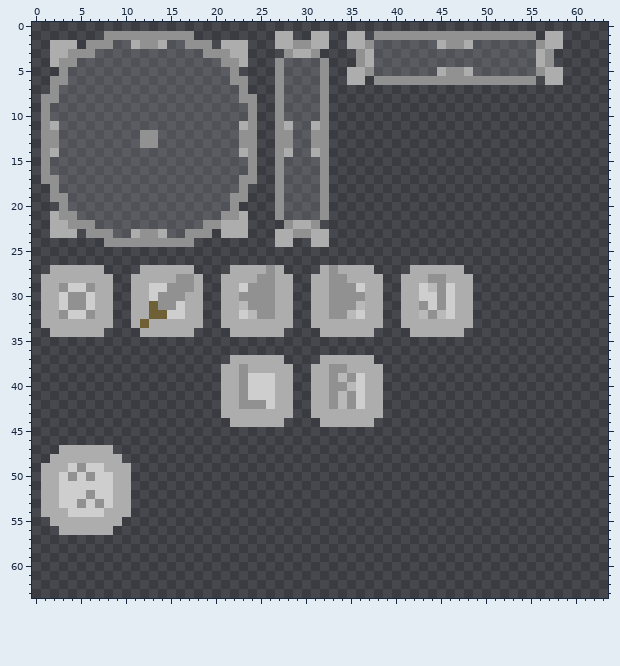
Two states of a pixel-art sprite, Assets/Sprites/UI.png. That is the earlier state.
The file is 64x64 pixels.
The result:
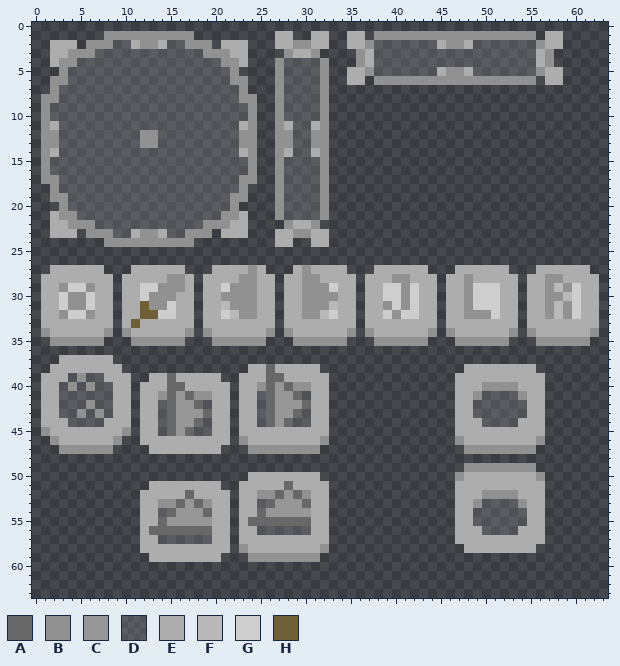
Palette (. is transparent): A #686868  B #919191  C #979797  D #adadad32  E #adadad  F #b9b9b9  G #cecece  H #706035
Diff:
@@ x 19..23 @@
 21 DDBBE
-22 BBEEE
+22 BBBEE
 23 B.EEE
@@ x 0..63 @@
 26 ................................................................
-27 ..EEEEEE....EEEEEE....EEEEBE....EBEEEE....EEEEEE................
-28 .EEEEEEEE..EEEEEBBE..EEEEBBEE..EEBBEEEE..EEEBBEEE...............
-29 .EEBGGBEE..EEGGBBBE..EEGBBBEE..EEBBBGEE..EEGFBGEE...............
-30 .EEGBBGEE..EEGBBBEE..EEBBBBEE..EEBBBBEE..EEGGBGEE...............
-31 .EEGBBGEE..EEHBBGEE..EEFBBBEE..EEBBBFEE..EEBGBGEE...............
-32 .EEBGGBEE..EEHHGGEE..EEGFBBEE..EEBBFGEE..EEFBFGEE...............
-33 .EEEEEEEE..EHEEEEEE..EEEEEEEE..EEEEEEEE..EEEEEEEE...............
-34 ..EEEEEE....EEEEEE....EEEEEE....EEEEEE....EEEEEE................
-35 ................................................................
+27 ..EEEEEE...EEEEEE...EEEEBE...EBEEEE...EEEEEE...EEEEEE...EEEEEE..
+28 .EEEEEEEE.EEEEEBBE.EEEEBBEE.EEBBEEEE.EEEBBEEE.EEBEEEEE.EEBBEEEE.
+29 .EEBGGBEE.EEGGBBBE.EEGBBBEE.EEBBBGEE.EEGGBGEE.EEBGGGEE.EEBFBGEE.
+30 .EEGBBGEE.EEGBBBEE.EEBBBBEE.EEBBBBEE.EEGGBGEE.EEBGGGEE.EEBBFGEE.
+31 .EEGBBGEE.EEHBBGEE.EEFBBBEE.EEBBBFEE.EEBGBGEE.EEBGGGEE.EEBFBGEE.
+32 .EEBGGBEE.EEHHGGEE.EEGFBBEE.EEBBFGEE.EEGBGGEE.EEBBBGEE.EEBFBGEE.
+33 .EEEEEEEE.EHEEEEEE.EEEEEEEE.EEEEEEEE.EEEEEEEE.EEEEEEEE.EEEEEEEE.
+34 .BEEEEEEB.BEEEEEEB.BEEEEEEB.BEEEEEEB.BEEEEEEB.BEEEEEEB.BEEEEEEB.
+35 ..BBBBBB...BBBBBB...BBBBBB...BBBBBB...BBBBBB...BBBBBB...BBBBBB..
 36 ................................................................
-37 ......................EEEEEE....EEEEEE..........................
-38 .....................EEBEEEEE..EEBBEEEE.........................
-39 .....................EEBGGGEE..EEBFBGEE.........................
-40 .....................EEBGGGEE..EEBBFGEE.........................
-41 .....................EEBGGGEE..EEBFBGEE.........................
-42 .....................EEBBBGEE..EEBFBGEE.........................
-43 .....................EEEEEEEE..EEEEEEEE.........................
-44 ......................EEEEEE....EEEEEE..........................
-45 ................................................................
-46 ................................................................
-47 ...EEEEEE.......................................................
-48 ..EEEEEEEE......................................................
-49 .EEEGBGGEEE.....................................................
-50 .EEGBGBGGEE.....................................................
-51 .EEGGGGGGEE.....................................................
-52 .EEGGGBGGEE.....................................................
-53 .EEGGBGBGEE.....................................................
-54 .EEEGGGGEEE.....................................................
-55 ..EEEEEEEE......................................................
-56 ...EEEEEE.......................................................
-57 ................................................................
-58 ................................................................
-59 ................................................................
+37 ...EEEEEE.......................................................
+38 ..EEEEEEEE..............EEAEEEEE................EEEEEEEE........
+39 .EEEDBDDEEE..EEAEEEEE..EEEAAEEEEE..............EEEEEEEEEE.......
+40 .EEDBDBDDEE.EEEAAEEEEE.EEBACABBEE..............EEEBBBBEEE.......
+41 .EEDDDDDDEE.EEBACABBEE.EEDACCADEE..............EEBDDDDBEE.......
+42 .EEDDDBDDEE.EEDACCADEE.EEDACCCAEE..............EEDDDDDDEE.......
+43 .EEDDBDBDEE.EEDACCCAEE.EEDACCADEE..............EEDDDDDDEE.......
+44 .EEEDDDDEEE.EEDACCADEE.EEDACADDEE..............EEEDDDDEEE.......
+45 .BEEEEEEEEB.EEDACADDEE.EEEEEEEEEE..............EEEEEEEEEE.......
+46 ..BEEEEEEB..EEEEEEEEEE.BEEEEEEEEB..............BEEEEEEEEB.......
+47 ...BBBBBB....EEEEEEEE...BBBBBBBB................BBBBBBBB........
+48 ................................................................
+49 ................................................BBBBBBBB........
+50 ........................EEEEEEEE...............BEEEEEEEEB.......
+51 .............EEEEEEEE..EEEEEAEEEE..............EEEEEEEEEE.......
+52 ............EEEEEAEEEE.EEBBACABEE..............EEEBBBBEEE.......
+53 ............EEBBACABEE.EEDACCCAEE..............EEBDDDDBEE.......
+54 ............EEDACCCAEE.EEACCCCCEE..............EEDDDDDDEE.......
+55 ............EEACCCCCEE.EAAAAAAAEE..............EEDDDDDDEE.......
+56 ............EAAAAAAAEE.EEDDDDDDEE..............EEEDDDDEEE.......
+57 ............EEDDDDDDEE.EEEEEEEEEE..............EEEEEEEEEE.......
+58 ............EEEEEEEEEE.BEEEEEEEEB...............EEEEEEEE........
+59 .............EEEEEEEE...BBBBBBBB................................
 60 ................................................................
Changed places in both pictures, as pixel boxes (x1, y1, x2, y2):
changed: (221, 220, 230, 229)
changed: (41, 265, 599, 562)
